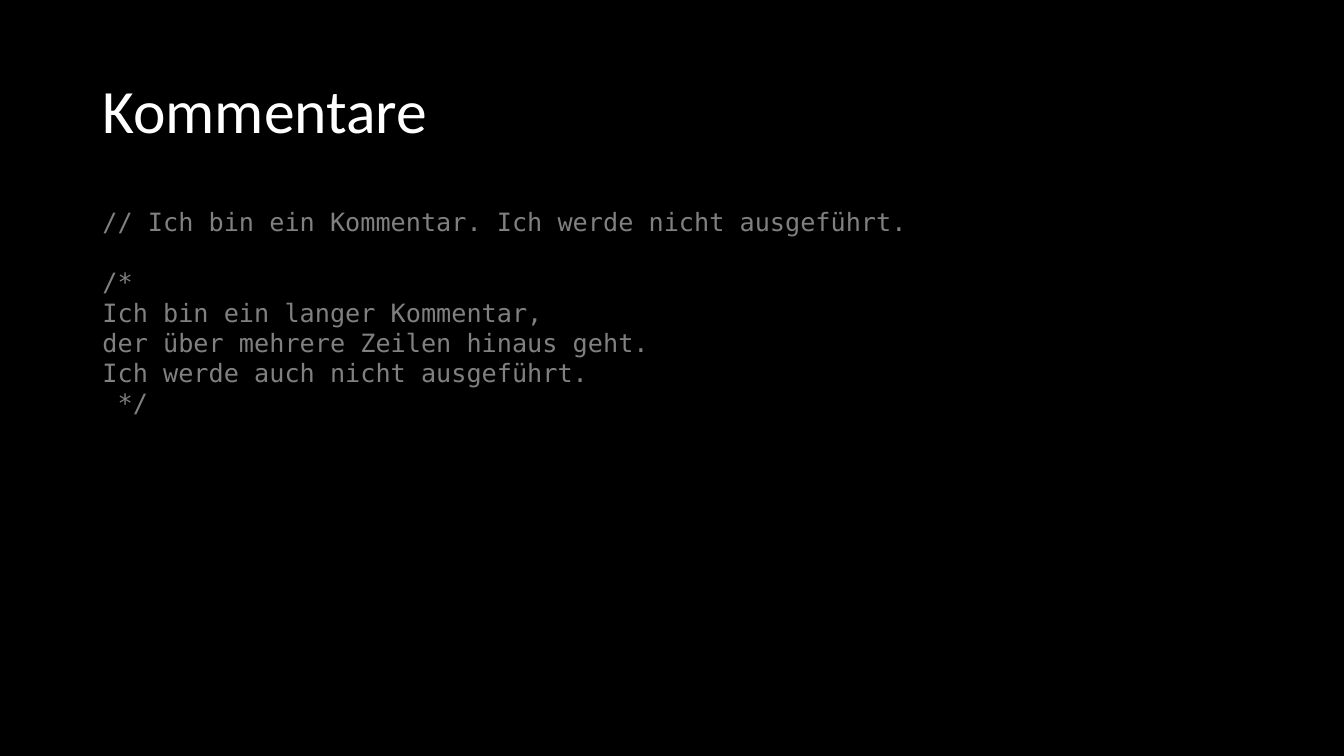
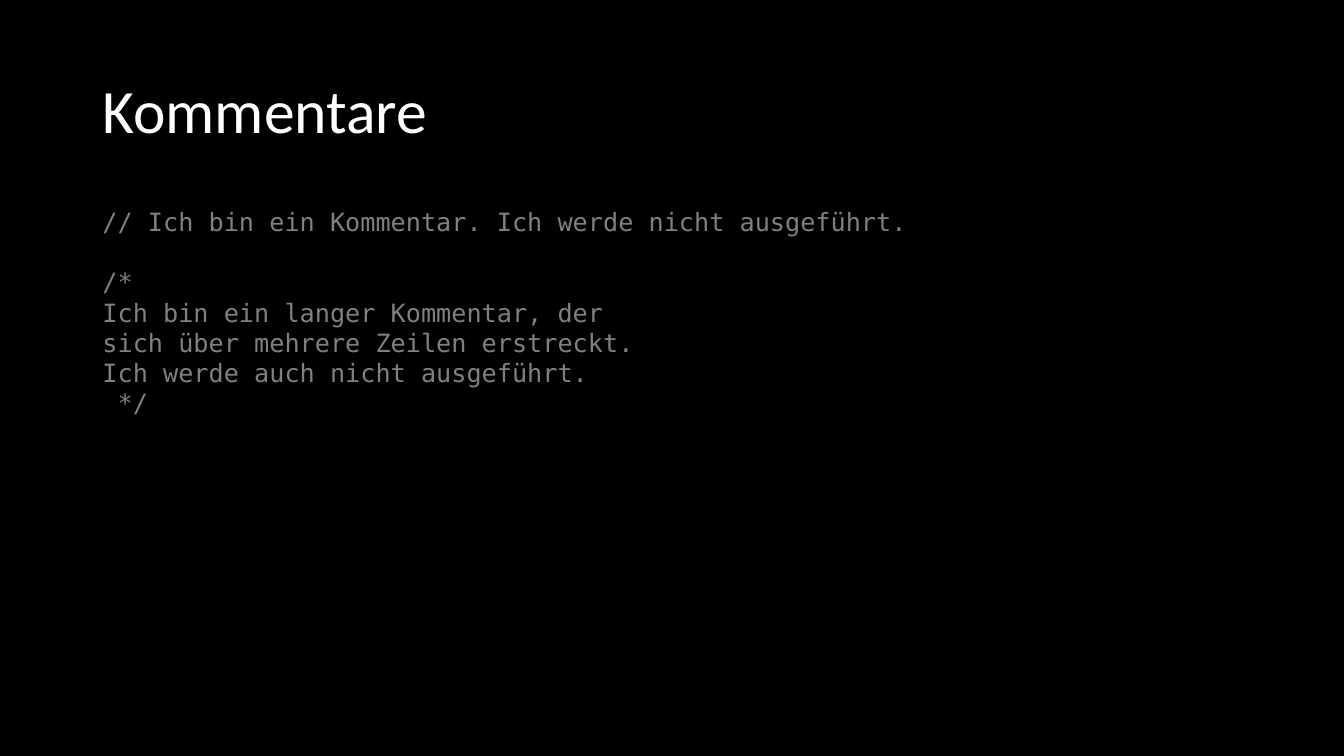
Before and after one commit to Cactusroot/Java, a slide deck: slide 2 of src/Java.pptx. Drawn at 1344x756 pixels with LibreOffice and Linux fonts; fonts in the diff are those of the drawing. Boxes give left, top, right and bottom in pixels: in the first picture for what was removed or moved away, otherwise in the second. Text is boxed around its words. In the diff, an @@ line names an element or a change of style, - is before the commit and + after.

```diff
--- a/src/Java.pptx
+++ b/src/Java.pptx
@@ text at [102,212,907,388]: text changed @@
-// Ich bin ein Kommentar. Ich werde nicht ausgeführt.
-/*
-Ich bin ein langer Kommentar,
-der über mehrere Zeilen hinaus geht.
-Ich werde auch nicht ausgeführt.
-*/
+// Ich bin ein Kommentar. Ich werde nicht ausgeführt.
+/*
+Ich bin ein langer Kommentar, der
+sich über mehrere Zeilen erstreckt.
+Ich werde auch nicht ausgeführt.
+*/
```
Also in this commit, not shown: 7 other slides changed, 1 slide added, 4 other files.
